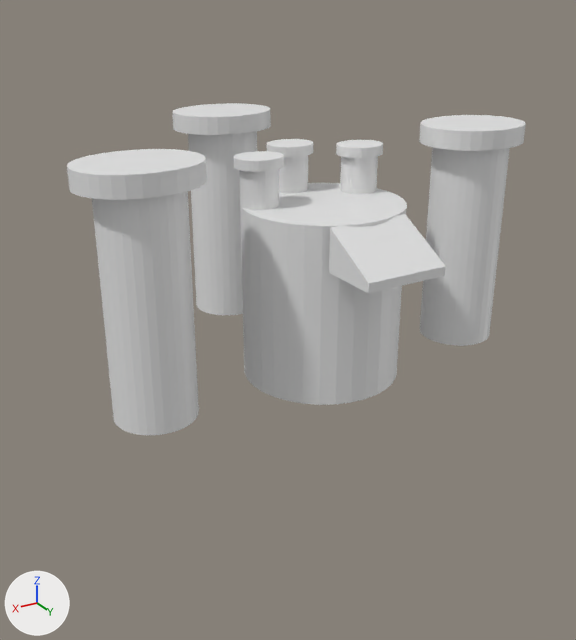
The Blender file Assets/Art/Models/Environment/mountain_blockout.blend, before and after one commit.
The view is the same before and after, from a 50 mm lens placed at (22.5, 34.0, 12.0), pointed at (0.5, -2.8, -6.3). Arrows for +X, +Y and +Z are at lower left; the lights stay in place.
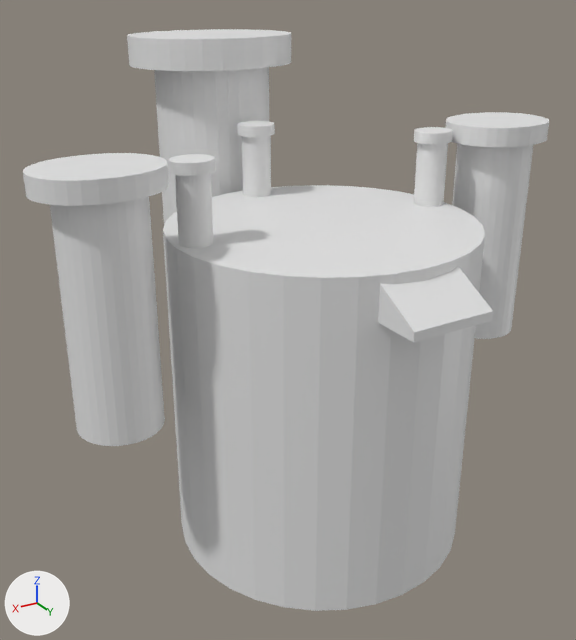
What differs and where, as boxes (x1, y1, x2, y2) in the pictures (576 x 640 px; the box of a moved part takes in the faces that stretch with it):
'Cylinder', moved, rescaled (92% wider, 91% taller)
    before: (240, 183, 407, 405)
    after: (163, 185, 485, 611)
'Cube', reshaped (15% wider, 26% taller)
    before: (67, 103, 526, 435)
    after: (23, 29, 549, 446)
part 1 of me_cube, moved or reshaped
    before: (329, 214, 446, 293)
    after: (378, 266, 493, 342)
part 2 of me_cube, moved or reshaped
    before: (67, 149, 207, 435)
    after: (23, 153, 169, 446)
part 3 of me_cube, moved or reshaped
    before: (419, 115, 526, 346)
    after: (445, 112, 549, 339)
part 4 of me_cube, moved or reshaped
    before: (172, 103, 271, 315)
    after: (127, 29, 291, 225)
part 5 of me_cube, added
    after: (169, 154, 216, 248)
part 6 of me_cube, added
    after: (414, 127, 453, 207)
part 7 of me_cube, added
    after: (237, 121, 275, 197)
part 8 of me_cube, deleted
    before: (233, 151, 284, 210)
part 9 of me_cube, deleted
    before: (336, 140, 383, 194)
part 10 of me_cube, deleted
    before: (267, 139, 313, 193)

The change, as a diff of the scene's bpy script:
```diff
--- a/Assets/Art/Models/Environment/mountain_blockout.blend.py
+++ b/Assets/Art/Models/Environment/mountain_blockout.blend.py
@@ me_cube @@
 # used by ob_cube; location = (0.0, 5.0, 0.0); scale = (2.24, 1.0, 1.0)
-me_cube.from_pydata(...)  # 968 vertices, 786 faces; spans x -5.9..5.8, y -19.1..2.2, z -8.4..4.5
+me_cube.from_pydata(...)  # 968 vertices, 786 faces; spans x -6.7..6.7, y -21.9..5.5, z -12.3..8.8
+# me_cube part 1: the loose piece of 8 vertices spanning x -1.0..1.0, y -1.0..2.2, z -1.0..1.2 is moved by (0.0, 3.3, -1.1)
+# me_cube part 2: the loose piece of 160 vertices spanning x 3.1..5.8, y -7.6..-2.4, z -8.4..4.5 is moved by (0.8, 0.0, 0.0)
+# me_cube part 3: the loose piece of 160 vertices spanning x -5.9..-3.1, y -7.6..-2.4, z -8.4..4.5 is moved by (-0.8, 0.0, 0.0)
+# me_cube part 4: the loose piece of 160 vertices spanning x -1.4..1.4, y -19.1..-13.9, z -8.4..4.5 is scaled about its middle by 1.64, then moved by (0.0, -1.2, 0.2)
+# me_cube part 5: a new loose piece of 160 vertices spanning x 2.7..3.7, y -6.3..-4.4, z 0.1..4.2
+# me_cube part 6: a new loose piece of 160 vertices spanning x -3.8..-2.8, y -6.3..-4.4, z 0.1..4.2
+# me_cube part 7: a new loose piece of 160 vertices spanning x -0.5..0.5, y -13.2..-11.3, z 0.1..4.2
+# me_cube part 8: the loose piece of 160 vertices spanning x 0.8..2.0, y -7.4..-5.1, z 1.2..3.8 is deleted
+# me_cube part 9: the loose piece of 160 vertices spanning x -2.0..-0.8, y -7.4..-5.1, z 1.2..3.8 is deleted
+# me_cube part 10: the loose piece of 160 vertices spanning x -0.6..0.6, y -9.5..-7.2, z 1.2..3.8 is deleted
@@ ob_cylinder @@
 ob_cylinder = bpy.data.objects.new('Cylinder', me_cylinder)
-ob_cylinder.location = (0.0, 0.0, 0.0)
-ob_cylinder.scale = (4.33, 4.33, 1.24)
+ob_cylinder.location = (0.0, 0.0, -2.27)
+ob_cylinder.scale = (8.33, 8.33, 2.39)
```
